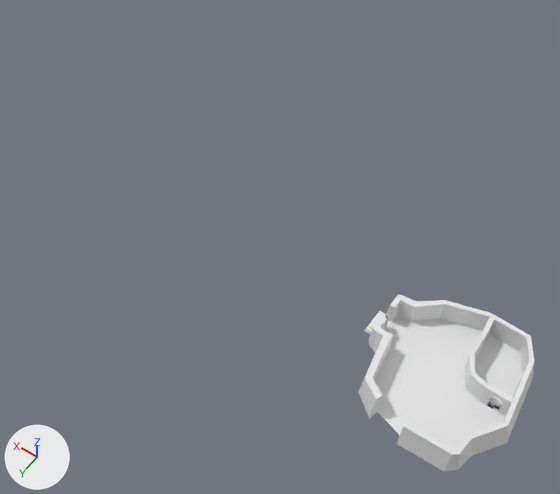
A saved change to the Blender file map.blend.
The view is the same before and after, from a 50 mm camera at (-22.3, 57.2, 93.5) aimed at (14.3, 6.1, 13.1). The axes (+X, +Y, +Z) are drawn at lower left. The lights are the same throughout.
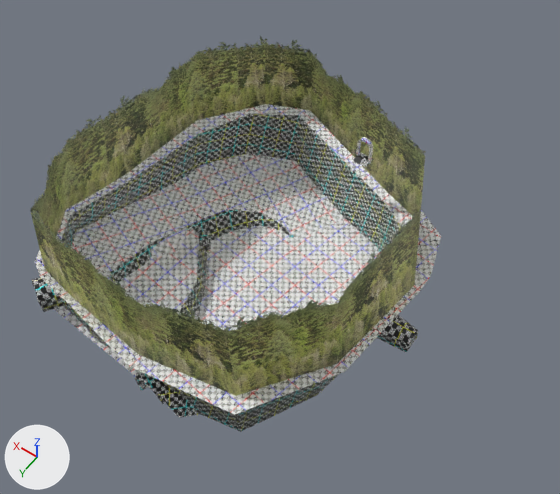
The change, as JSON lines over the scene's bpy script:
```json
{"op": "remove", "block": "ob_main", "code": "ob_main.hide_set(True)"}
{"op": "set", "path": "ob_cube_005.location", "old": "(-18.1, 2.5, 0.0)", "new": "(11.5, -9.5, 19.5)"}
{"op": "add", "block": "ob_plane_001", "code": "ob_plane_001.hide_set(True)  # its collection is switched off"}
```

Pixel boxes (x1, y1, x2, y2) of what changed, in the pictures (560 x 494 px):
```json
{"object": "main", "change": "shown", "after": [30, 37, 441, 432]}
{"object": "Plane.001", "change": "hidden", "before": [358, 294, 535, 472]}
{"object": "Cube.005", "change": "moved", "before": [486, 396, 504, 413], "after": [354, 137, 373, 167]}
```
